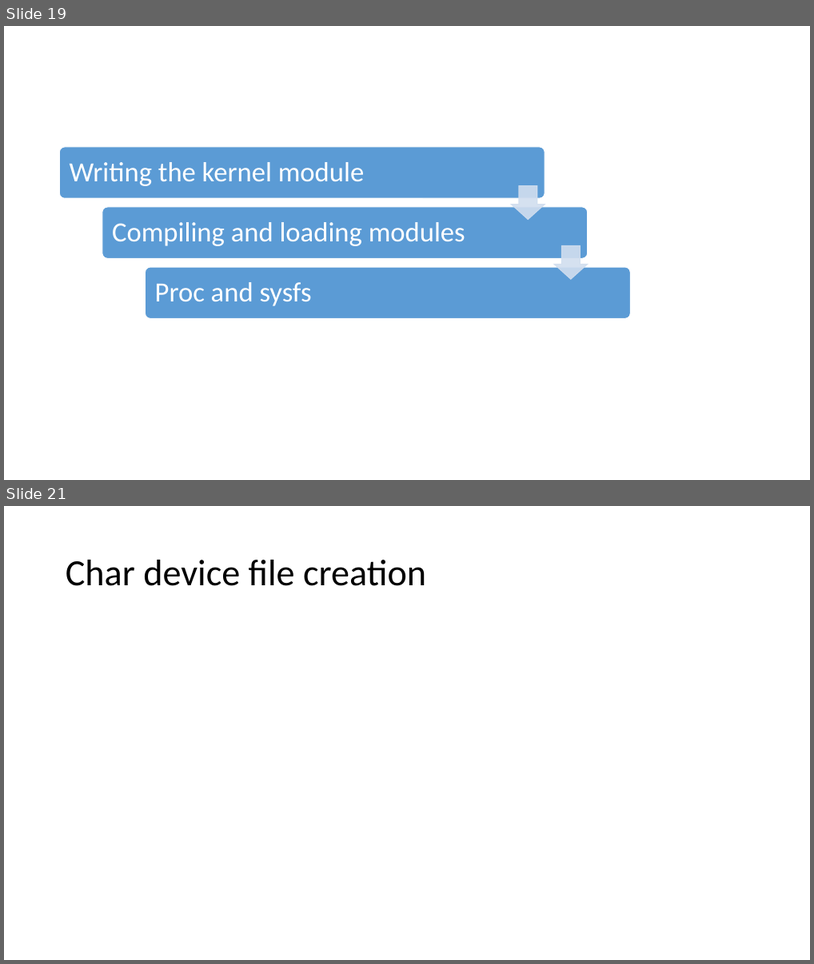
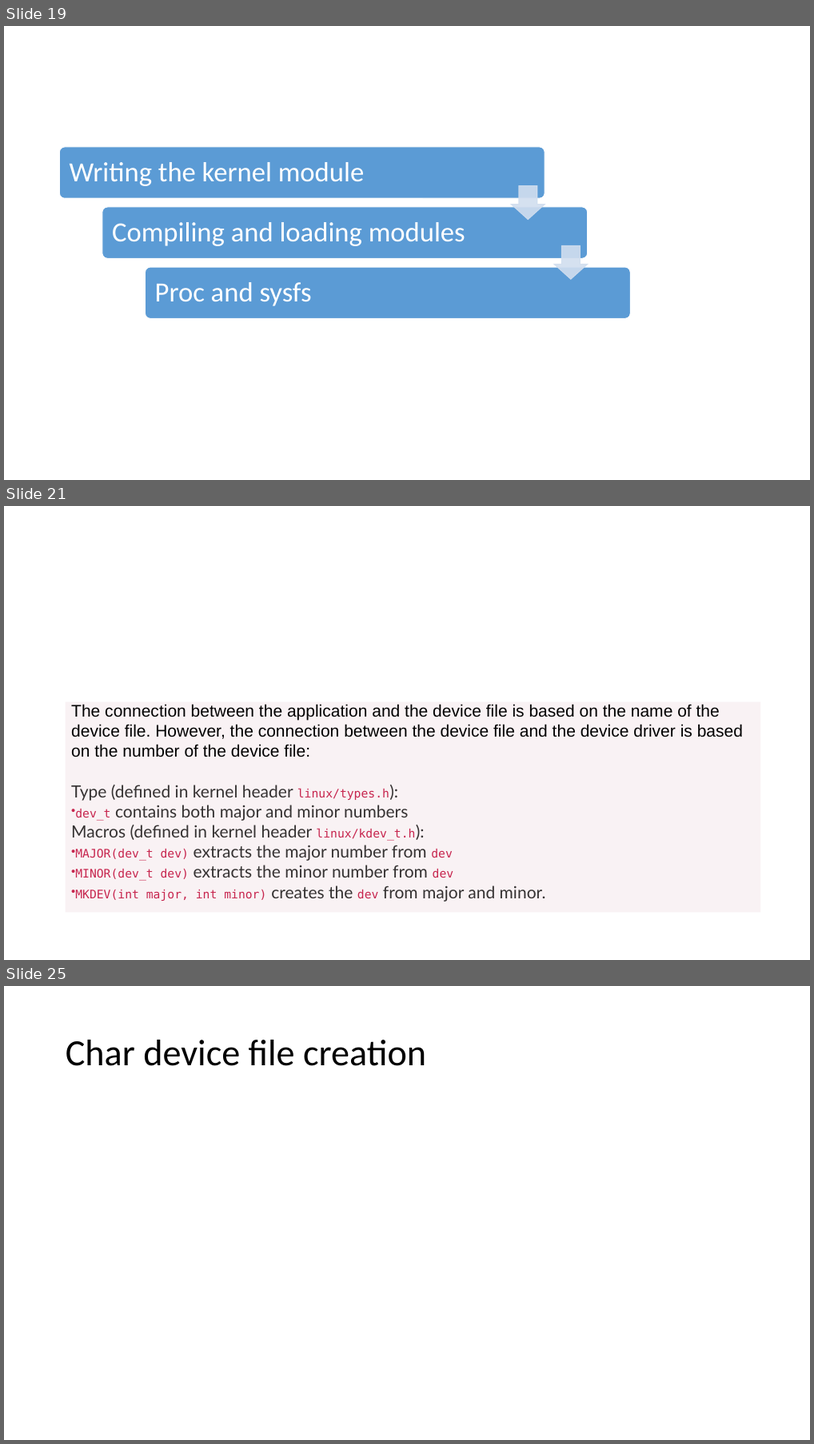
Before and after one commit to nihadjifri/Linux-device-drivers, a slide deck: Materials/ldd.pptx. Shown one above the other, each under a label of ours: slides 19 and 21 before the commit, slides 19, 21 and 25 after it; the slides between them are not shown. The pictures are 814x964 and 814x1444 pixels, drawn with LibreOffice and Linux fonts; fonts in the diff are those of the drawing. Boxes give left, top, right and bottom in pixels: in the first picture for what was removed or moved away, otherwise in the second. Text is boxed around its words. In the diff, an @@ line names an element or a change of style, - is before the commit and + after.

```diff
--- a/Materials/ldd.pptx
+++ b/Materials/ldd.pptx
@@ slide 21 added at [4,506,810,960], background #FFFFFF @@
@@ text added at [65,699,761,915], fill #F9F2F4, 20 pt, text #000000 @@
+The connection between the application and the device file is based on the name of the device file. However, the connection between the device file and the device driver is based on the number of the device file:
+Type (defined in kernel header linux/types.h):
+• dev_t contains both major and minor numbers
+Macros (defined in kernel header linux/kdev_t.h):
+• MAJOR(dev_t dev) extracts the major number from dev
+• MINOR(dev_t dev) extracts the minor number from dev
+• MKDEV(int major, int minor) creates the dev from major and minor.
@@ what was slide 21 is now slide 25 @@
```
Also in this commit, not shown: 1 slide changed, 3 other slides added, 5 other files.
